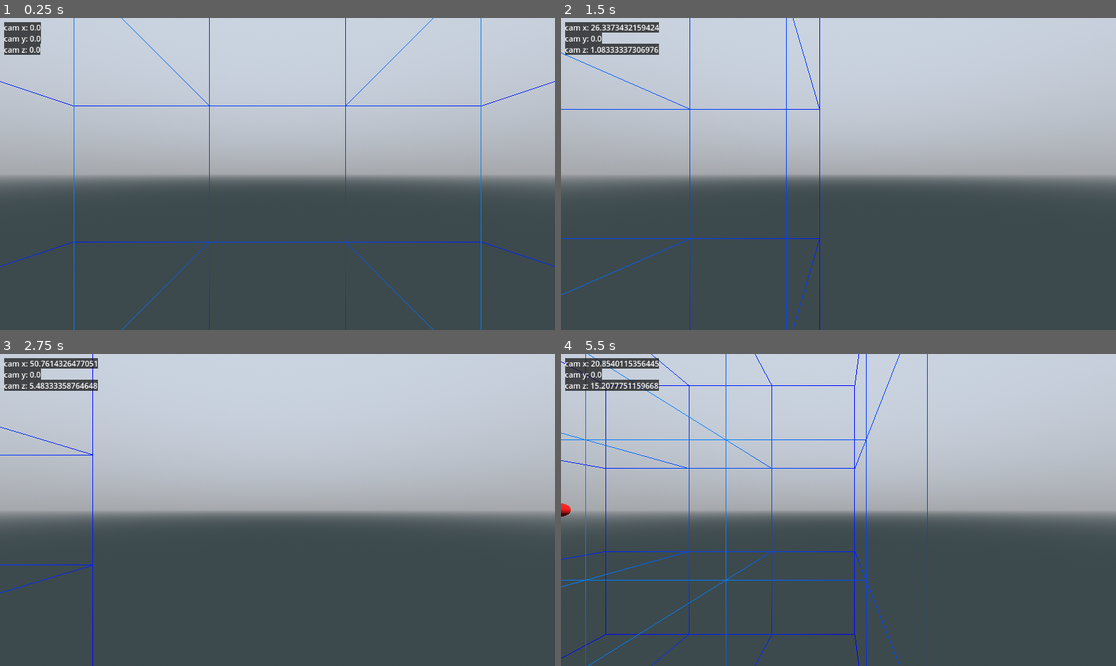
Above: before the commit, frames 1-4 (two rows, left to right).
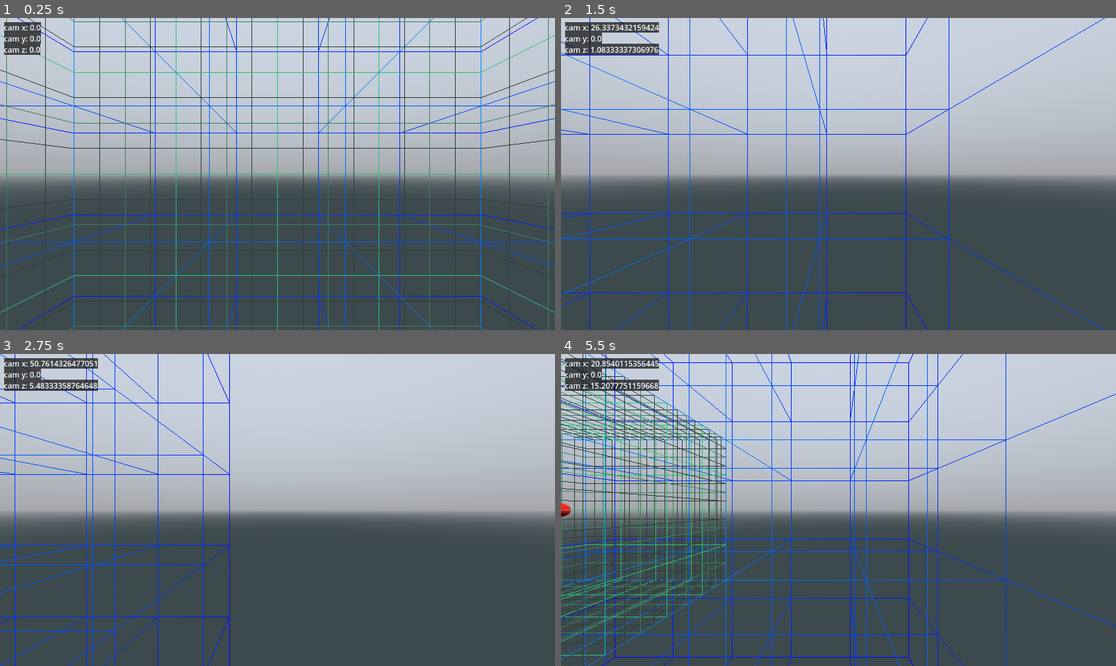
Above: after the commit, the same moments.

Repository: pixerhp/Hatchetflair
Game: Godot game, scene res://topscenes/gameplay_topscene.tscn
Same seed, same stepped clock (60 frames per second), same inputs: the game is played once before the commit and once after it.
Inputs (mouse positions are in pixels of both pictures, inside the frame that each line leads up to):
- Up to frame 1 (0.25 s): no input
- Up to frame 2 (1.5 s): tap Enter at 0.5 s; move the mouse to (960, 158) at 0.52 s; hold D (move_right) 0.53-1.28 s; hold Shift (speed_faster) 0.53-1.28 s; click (960, 158) at 0.67 s; move the mouse to (727, 189) at 1.27 s; hold S (move_backwards) from 1.28 s (still down); tap Ctrl (speed_slower) at 1.35 s
- Up to frame 3 (2.75 s): move the mouse to (333, 441) at 2.02 s; release S (move_backwards) at 2.03 s; hold D (move_right) from 2.03 s (still down); hold Shift (speed_faster) from 2.03 s (still down)
- Up to frame 4 (5.5 s): move the mouse to (810, 572) at 2.77 s; release D (move_right) at 2.78 s; release Shift (speed_faster) at 2.78 s; hold W (move_forwards) 2.78-3.53 s; tap Ctrl (speed_slower) at 2.85, 4.35 s; click (810, 572) at 2.92 s; move the mouse to (1005, 556) at 3.52 s; hold Shift (speed_faster) 3.53-4.28 s; hold A (move_left) 3.53-5.03 s; move the mouse to (672, 463) at 4.27 s; move the mouse to (866, 510) at 5.02 s; hold S (move_backwards) from 5.03 s (still down); hold Shift (speed_faster) from 5.03 s (still down); click (866, 510) at 5.17 s

The runs differ from the first frame. In frame 1, 6.4% of the frame differs, in the area x 0-100%, y 0-100%; in frame 2, 2.5%; in frame 3, 2.0%; in frame 4, 8.2%.

Commit message:
Implement chunkborders metrin grid lines

Diff:
--- a/scripts/autoloaded/debug_draw.gd
+++ b/scripts/autoloaded/debug_draw.gd
@@ -43,10 +43,11 @@
 	add_child(chunkborders_mesh_instance)
 
 func initialize_chunkborders_arraymesh():
-	const layers: int = 2
+	const layers: int = 3
 	const chunk_length: int = 16 # (assumes a metrin is length 1.)
 	const grid_close_hue: float = 3.5 / 6.0
 	const grid_color_range: float = 0.5 / 6.0
+	const metrin_lines_color: Color = Color.SPRING_GREEN
 
 	var verts: PackedVector3Array = []
 	verts.resize((layers*2)**3)
@@ -62,7 +63,7 @@
 	var near_vert_dist: float = pow(3*((0.5 * float(chunk_length)) ** 2), 0.5)
 	var far_vert_dist: float = pow(3*(((float(layers) - 0.5) * float(chunk_length)) ** 2), 0.5)
 
-	var ind_count: int = 0
+	var ind_i: int = 0
 	for i in range((layers*2)**3):
 		verts[i] = Vector3(
 			float(chunk_length) * (posmod(i, layers*2) - (layers - 0.5)),
@@ -72,29 +73,126 @@
 		colors[i] = Color.from_hsv(
 			fposmod(grid_close_hue + ((verts[i].length() - near_vert_dist) *
 			(grid_color_range / (far_vert_dist - near_vert_dist))), 1),
-			1, 1, 1,
+			1, 1,
 		)
 		if not posmod(i, layers*2) == (layers*2) - 1:
-			indices[ind_count] = i
-			indices[ind_count + 1] = i + 1
-			ind_count += 2
+			indices[ind_i] = i
+			indices[ind_i + 1] = i + 1
+			ind_i += 2
 		if not posmod(i/(layers*2), layers*2) == (layers*2) - 1:
-			indices[ind_count] = i
-			indices[ind_count + 1] = i + (layers*2)
-			ind_count += 2
+			indices[ind_i] = i
+			indices[ind_i + 1] = i + (layers*2)
+			ind_i += 2
 		if not posmod(i/((layers*2)**2), layers*2) == (layers*2) - 1:
-			indices[ind_count] = i
-			indices[ind_count + 1] = i + ((layers*2)**2)
-			ind_count += 2
+			indices[ind_i] = i
+			indices[ind_i + 1] = i + ((layers*2)**2)
+			ind_i += 2
 
 	# !!! (divide the center chunk borders into metrin lines at the walls)
 	if chunk_length > 1:
+
+		var vert_i: int = verts.size()
 		verts.resize(verts.size() + (12 * (chunk_length - 1)))
 		colors.resize(colors.size() + (12 * (chunk_length - 1)))
 		indices.resize(indices.size() + (6 * (chunk_length - 1) * 2))
 
-		for i in range(12 * (chunk_length - 1)):
+		var x_state: bool = false
+		var y_state: bool = false
+		var z_state: bool = false
+		for i in range(12):
+			x_state = int((i == 2) or (i == 5) or (i == 7) or (i == 10))
+			y_state = int((i == 3) or (i == 6) or (i == 7) or (i == 11))
+			z_state = int((i == 8) or (i == 9) or (i == 10) or (i == 11))
+			for j in range(chunk_length - 1):
+				match posmod(j, 4):
+					0, 2:
+						colors[vert_i + j] = Color.from_hsv(metrin_lines_color.h, 0.25, 0.25)
+					1:
+						colors[vert_i + j] = Color.from_hsv(metrin_lines_color.h, 0.5, 0.5)
+					3:
+						colors[vert_i + j] = Color.from_hsv(metrin_lines_color.h, 0.75, 0.75)
+			if (i == 0) or (i == 3) or (i == 8) or (i == 11): # x row
+				for j in range(1, chunk_length, 1):
+					verts[vert_i] = Vector3(
+						float(j) - (float(chunk_length) / 2.0),
+						float(int(y_state) * chunk_length) - (float(chunk_length) / 2.0),
+						float(int(z_state) * chunk_length) - (float(chunk_length) / 2.0),
+					)
+					if y_state == false:
+						indices.append_array([vert_i, vert_i +
+						(3 * (chunk_length - 1))])
+						ind_i += 1
+					if z_state == false:
+						indices.append_array([vert_i, vert_i +
+						(8 * (chunk_length - 1))])
+						ind_i += 1
+					vert_i += 1
+			elif (i == 1) or (i == 2) or (i == 9) or (i == 10): # y row
+				for j in range(1, chunk_length, 1):
+					verts[vert_i] = Vector3(
+						float(int(x_state) * chunk_length) - (float(chunk_length) / 2.0),
+						float(j) - (float(chunk_length) / 2.0),
+						float(int(z_state) * chunk_length) - (float(chunk_length) / 2.0),
+					)
+					if x_state == false:
+						indices.append_array([vert_i, vert_i +
+						(1 * (chunk_length - 1))])
+						ind_i += 1
+					if z_state == false:
+						indices.append_array([vert_i, vert_i +
+						(8 * (chunk_length - 1))])
+						ind_i += 1
+					vert_i += 1
+				print("y: ", verts[vert_i])
+			elif (i == 4) or (i == 5) or (i == 6) or (i == 7): # z row
+				for j in range(1, chunk_length, 1):
+					verts[vert_i] = Vector3(
+						float(int(x_state) * chunk_length) - (float(chunk_length) / 2.0),
+						float(int(y_state) * chunk_length) - (float(chunk_length) / 2.0),
+						float(j) - (float(chunk_length) / 2.0),
+					)
+					if x_state == false:
+						indices.append_array([vert_i, vert_i +
+						(1 * (chunk_length - 1))])
+						ind_i += 1
+					if y_state == false:
+						indices.append_array([vert_i, vert_i +
+						(2 * (chunk_length - 1))])
+						ind_i += 1
+					vert_i += 1
+				print("z: ", verts[vert_i])
+
+
+
+			#cnn
+			#ncn
+			#pcn
+			#cpn
+			#
+			#nnc
+			#pnc
+			#npc
+			#ppc
+			#
+			#cnp
+			#ncp
+			#pcp
+			#cpp
 			pass
+
+		#for z in range(chunk_length + 1):
+			#for y in range(chunk_length + 1):
+				#for x in range(chunk_length + 1):
+					#if ((y == 0) or (y == chunk_length)) and ((z == 0) or (z == chunk_length)):
+						#verts[ind] = Vector3(
+							#float(x) - (float(chunk_length) / 2.0),
+							#float(y) - (float(chunk_length) / 2.0),
+							#float(z) - (float(chunk_length) / 2.0),
+						#)
+						#print(verts[ind])
+						#colors[ind] = Color.from_hsv(grid_close_hue, 1, 1)
+						#indices.append_array([ind, ind + chunk_length])
+						#ind += 1
 
 		# !!! ...
 
